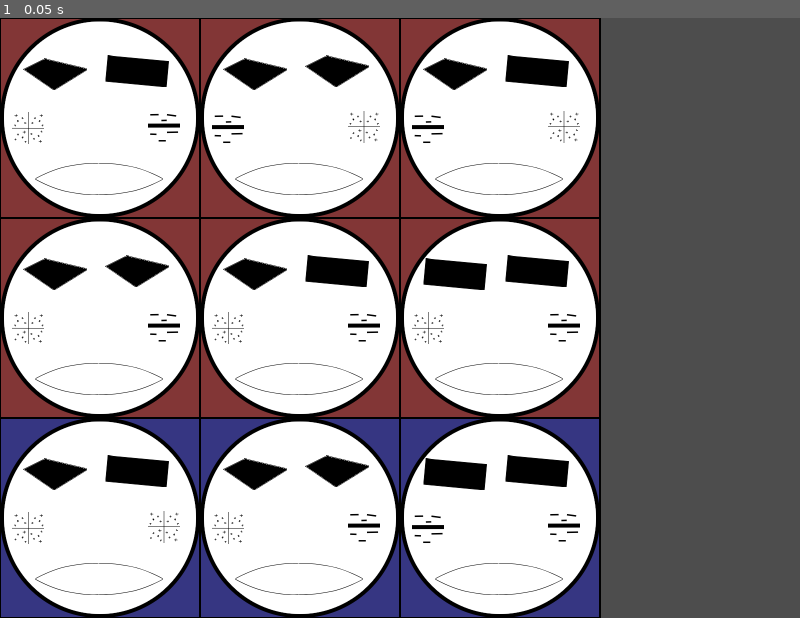
Above: before the commit, frame 1.
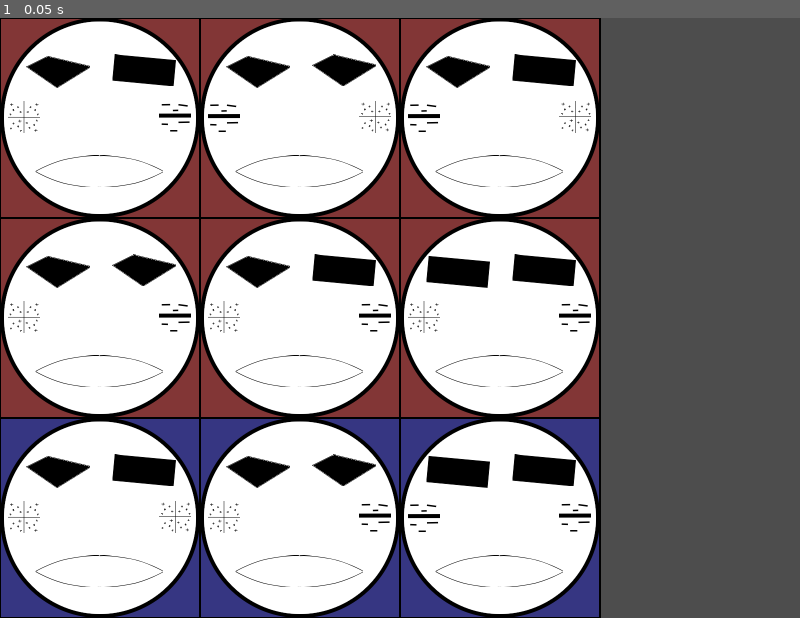
Above: after the commit, the same moment.

Repository: JonathanGeoffroy/maskarade
Game: Godot game, scene res://game.tscn
Two runs of this game, one before a commit and one after it. Both use one fixed random seed, a clock stepped at 60 frames per second and the inputs below.
Inputs:
- Up to frame 1 (0.05 s): no input

The runs differ from the first frame. In frame 1, 4.9% of the frame differs, in the area x 1-74%, y 6-97%.

Commit message:
chore: select piece instead of mask

Diff:
--- a/game.gd
+++ b/game.gd
@@ -1,18 +1,16 @@
 class_name Game
 extends Node2D
 
-var selected_mask: Mask;
+var selected_piece: Piece;
 
 
 func _enter_tree():
 	get_tree().connect("node_added", Callable(self, "_on_node_added"));
 
 func _on_node_added(child: Node):
-	if child.is_in_group("Mask"):
-		child.connect("mask_selected", _on_mask_selected);
-	elif child.is_in_group("Card"):
-		child.connect("card_selected", Callable(self, "_on_card_selected"));
+	if child.is_in_group("Piece"):
+		child.connect("piece_selected", _on_piece_selected);
 
 
-func _on_mask_selected(mask: Mask):
-	selected_mask = mask;
+func _on_piece_selected(piece: Piece):
+	selected_piece = piece;
--- a/mask.gd
+++ b/mask.gd
@@ -4,8 +4,3 @@
 signal mask_selected(mask: Mask);
 
 static var SIZE := 400.0
-
-
-func _on_mask_clicked(viewport: Node, event: InputEvent, shape_idx: int) -> void:
-	if event is InputEventMouseButton and event.pressed and event.button_index == MOUSE_BUTTON_LEFT:
-		emit_signal("mask_selected", self)
--- a/mask.tscn
+++ b/mask.tscn
@@ -6,10 +6,7 @@
 [ext_resource type="PackedScene" uid="uid://dwe4x6syiburm" path="res://piece/jowl.tscn" id="4_hgd7e"]
 [ext_resource type="PackedScene" uid="uid://bp8636mkwywsc" path="res://piece/mouth.tscn" id="5_hgd7e"]
 
-[sub_resource type="RectangleShape2D" id="RectangleShape2D_ofi71"]
-size = Vector2(402, 404)
-
-[node name="Mask" type="Node2D" groups=["Mask"]]
+[node name="Mask" type="Node2D"]
 script = ExtResource("1_ofi71")
 
 [node name="Body" type="Sprite2D" parent="."]
@@ -17,24 +14,16 @@
 centered = false
 
 [node name="LeftEye" parent="." instance=ExtResource("4_8yek2")]
-position = Vector2(110, 113)
+position = Vector2(52, 76)
 
 [node name="RightEye" parent="." instance=ExtResource("4_8yek2")]
-position = Vector2(274, 107)
+position = Vector2(224, 73)
 
 [node name="LeftJowl" parent="." instance=ExtResource("4_hgd7e")]
-position = Vector2(57, 221)
+position = Vector2(16, 167)
 
 [node name="RightJowl" parent="." instance=ExtResource("4_hgd7e")]
-position = Vector2(328, 218)
+position = Vector2(319, 166)
 
 [node name="Piece" parent="." instance=ExtResource("5_hgd7e")]
-position = Vector2(198, 322)
-
-[node name="Area2D" type="Area2D" parent="."]
-
-[node name="CollisionShape2D" type="CollisionShape2D" parent="Area2D"]
-position = Vector2(200, 203)
-shape = SubResource("RectangleShape2D_ofi71")
-
-[connection signal="input_event" from="Area2D" to="." method="_on_mask_clicked"]
+position = Vector2(71, 275)
--- a/piece/eye.tscn
+++ b/piece/eye.tscn
@@ -2,12 +2,16 @@
 
 [ext_resource type="PackedScene" uid="uid://beqncntgomyeo" path="res://piece/piece.tscn" id="1_jd50y"]
 [ext_resource type="Script" uid="uid://dwqdartk2glvh" path="res://piece/eye.gd" id="2_1rksh"]
-[ext_resource type="Texture2D" uid="uid://bjly7062y4p3l" path="res://assets/eye_atk.png" id="3_1rksh"]
+
+[sub_resource type="RectangleShape2D" id="RectangleShape2D_dchfj"]
+size = Vector2(129, 64)
 
 [node name="Eye" instance=ExtResource("1_jd50y")]
 script = ExtResource("2_1rksh")
 kind = 0
 
-[node name="Sprite2D" parent="." index="0" groups=["Eye", "Mask"]]
+[node name="Sprite2D" parent="." index="0" groups=["Eye"]]
 unique_name_in_owner = true
-texture = ExtResource("3_1rksh")
+
+[node name="CollisionShape2D" parent="Area2D" index="0"]
+shape = SubResource("RectangleShape2D_dchfj")
--- a/piece/jowl.tscn
+++ b/piece/jowl.tscn
@@ -1,13 +1,20 @@
-[gd_scene load_steps=4 format=3 uid="uid://dwe4x6syiburm"]
+[gd_scene load_steps=5 format=3 uid="uid://dwe4x6syiburm"]
 
 [ext_resource type="PackedScene" uid="uid://beqncntgomyeo" path="res://piece/piece.tscn" id="1_4icxe"]
 [ext_resource type="Script" uid="uid://cd576al0yrly2" path="res://piece/jowl.gd" id="2_v46qr"]
 [ext_resource type="Texture2D" uid="uid://bsktjue8d6py3" path="res://assets/jowl_plus.png" id="3_xqxxu"]
 
+[sub_resource type="RectangleShape2D" id="RectangleShape2D_xqxxu"]
+size = Vector2(69, 64)
+
 [node name="Jowl" instance=ExtResource("1_4icxe")]
 script = ExtResource("2_v46qr")
 kind = 0
 
-[node name="Sprite2D" parent="." index="0" groups=["Jowl", "Mask"]]
+[node name="Sprite2D" parent="." index="0" groups=["Jowl"]]
 unique_name_in_owner = true
 texture = ExtResource("3_xqxxu")
+
+[node name="CollisionShape2D" parent="Area2D" index="0"]
+position = Vector2(32.5, 33)
+shape = SubResource("RectangleShape2D_xqxxu")
--- a/piece/mouth.tscn
+++ b/piece/mouth.tscn
@@ -1,9 +1,16 @@
-[gd_scene load_steps=3 format=3 uid="uid://bp8636mkwywsc"]
+[gd_scene load_steps=4 format=3 uid="uid://bp8636mkwywsc"]
 
 [ext_resource type="PackedScene" uid="uid://beqncntgomyeo" path="res://piece/piece.tscn" id="1_613wf"]
 [ext_resource type="Texture2D" uid="uid://cpef0gme3mujq" path="res://assets/mouth.png" id="2_62w0a"]
+
+[sub_resource type="RectangleShape2D" id="RectangleShape2D_62w0a"]
+size = Vector2(257, 64)
 
 [node name="Piece" instance=ExtResource("1_613wf")]
 
 [node name="Sprite2D" parent="." index="0" groups=["Mouth"]]
 texture = ExtResource("2_62w0a")
+
+[node name="CollisionShape2D" parent="Area2D" index="0"]
+position = Vector2(128.5, 33)
+shape = SubResource("RectangleShape2D_62w0a")
--- a/piece/piece.gd
+++ b/piece/piece.gd
@@ -1,2 +1,8 @@
 class_name Piece
 extends Node2D
+
+signal piece_selected(piece: Piece)
+
+func _on_piece_clicked(viewport: Node, event: InputEvent, shape_idx: int) -> void:
+	if event is InputEventMouseButton and event.pressed and event.button_index == MOUSE_BUTTON_LEFT:
+		emit_signal("piece_selected", self)
--- a/piece/piece.tscn
+++ b/piece/piece.tscn
@@ -1,8 +1,22 @@
-[gd_scene load_steps=2 format=3 uid="uid://beqncntgomyeo"]
+[gd_scene load_steps=4 format=3 uid="uid://beqncntgomyeo"]
 
 [ext_resource type="Script" uid="uid://csfamx6th1u2c" path="res://piece/piece.gd" id="1_6byuq"]
+[ext_resource type="Texture2D" uid="uid://bjly7062y4p3l" path="res://assets/eye_atk.png" id="1_l0ktr"]
+
+[sub_resource type="RectangleShape2D" id="RectangleShape2D_6byuq"]
+size = Vector2(129, 64)
 
 [node name="Piece" type="Node2D"]
 script = ExtResource("1_6byuq")
 
 [node name="Sprite2D" type="Sprite2D" parent="." groups=["Mask"]]
+texture = ExtResource("1_l0ktr")
+centered = false
+
+[node name="Area2D" type="Area2D" parent="."]
+
+[node name="CollisionShape2D" type="CollisionShape2D" parent="Area2D"]
+position = Vector2(63.5, 33)
+shape = SubResource("RectangleShape2D_6byuq")
+
+[connection signal="input_event" from="Area2D" to="." method="_on_piece_clicked"]
--- a/project.godot
+++ b/project.godot
@@ -22,10 +22,10 @@
 
 [global_group]
 
-Mask=""
 Jowl=""
 Eye=""
 Mouth=""
+Piece=""
 
 [rendering]
 
Not shown: 1 places in mask.tscn that only renumber resources
